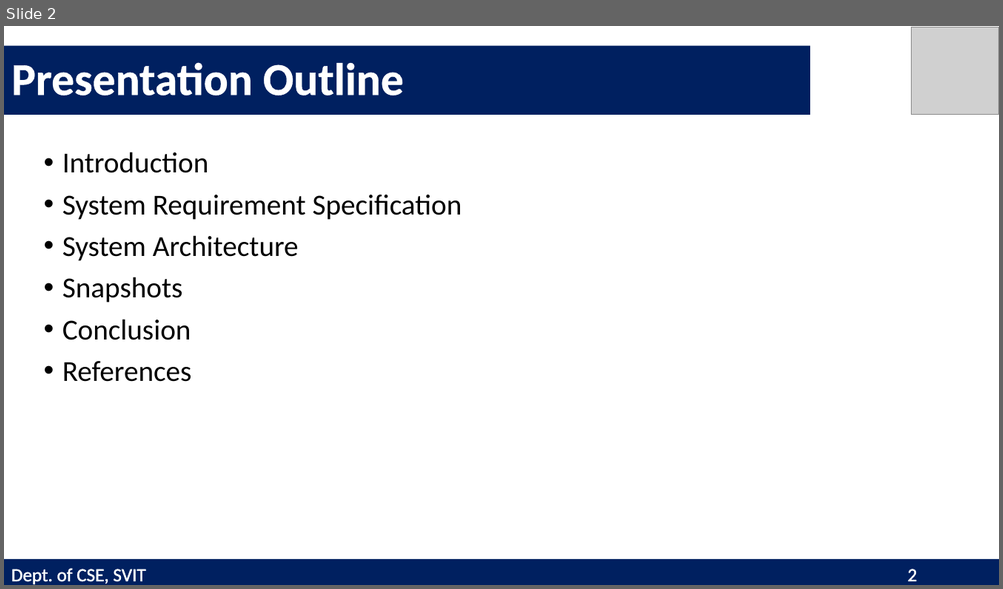
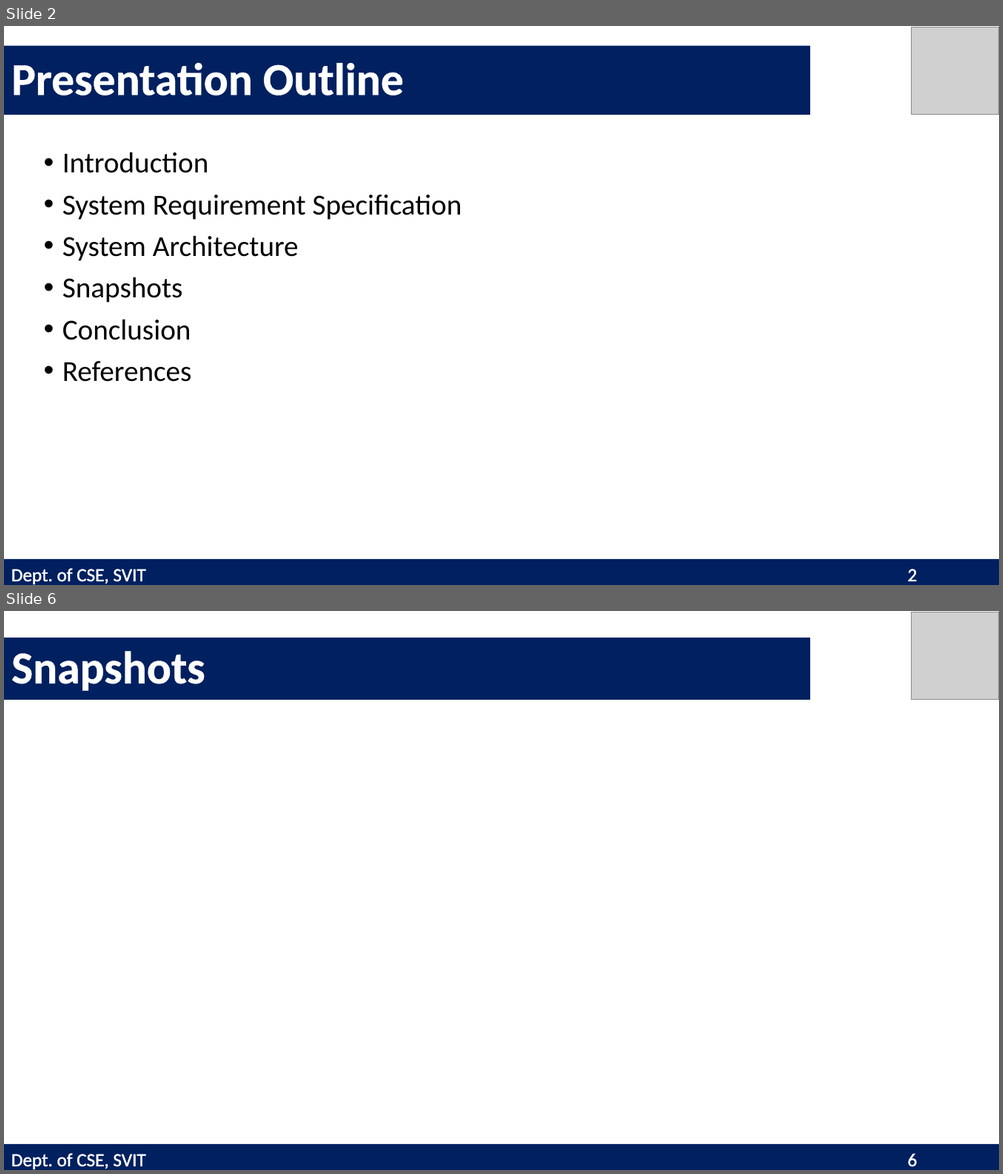
Before and after one commit to bhatvinayak/Win-Walk, a slide deck: Report/Web Lab mini project PPT format.pptx. Shown one above the other, each under a label of ours: slide 2 before the commit, slides 2 and 6 after it; the slides between them are not shown. The pictures are 1003x589 and 1003x1174 pixels, drawn with LibreOffice and Linux fonts; fonts in the diff are those of the drawing; grey boxes stand for pictures. Boxes give left, top, right and bottom in pixels: in the first picture for what was removed or moved away, otherwise in the second. Text is boxed around its words. In the diff, an @@ line names an element or a change of style, - is before the commit and + after.

```diff
--- a/Report/Web Lab mini project PPT format.pptx
+++ b/Report/Web Lab mini project PPT format.pptx
@@ slide 6 added at [4,611,999,1170], background #FFFFFF @@
@@ picture added at [911,612,999,700] @@
@@ title added at [4,638,810,700], fill #002060, 44 pt, text #FFFFFF, bold @@
+Snapshots
@@ rectangle added at [4,1145,999,1170], fill #002060, 18 pt, text #FFFFFF @@
+Dept. of CSE, SVIT 6
```
Also in this commit, not shown: 1 slide changed, 5 other slides added, 4 other files.
